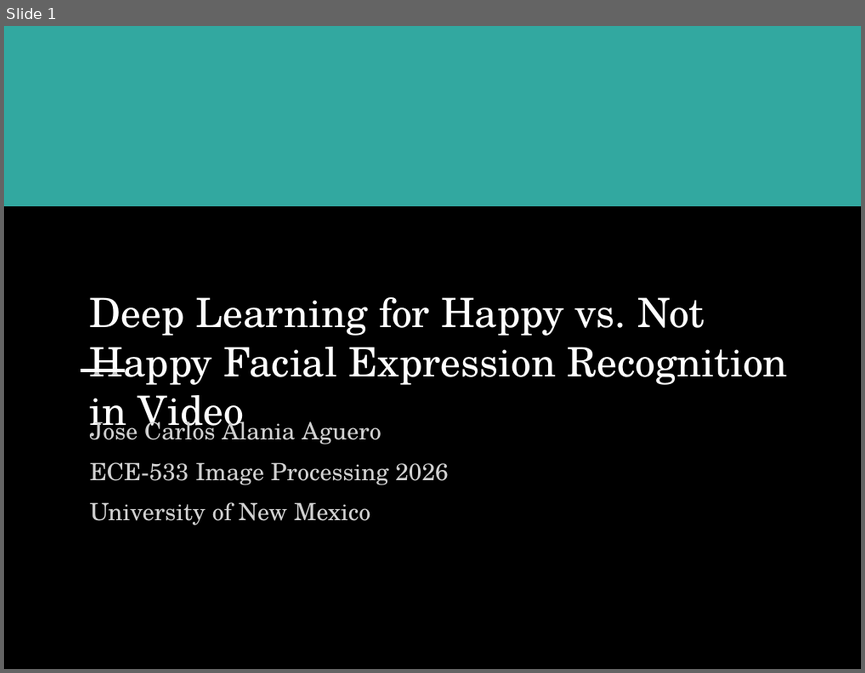
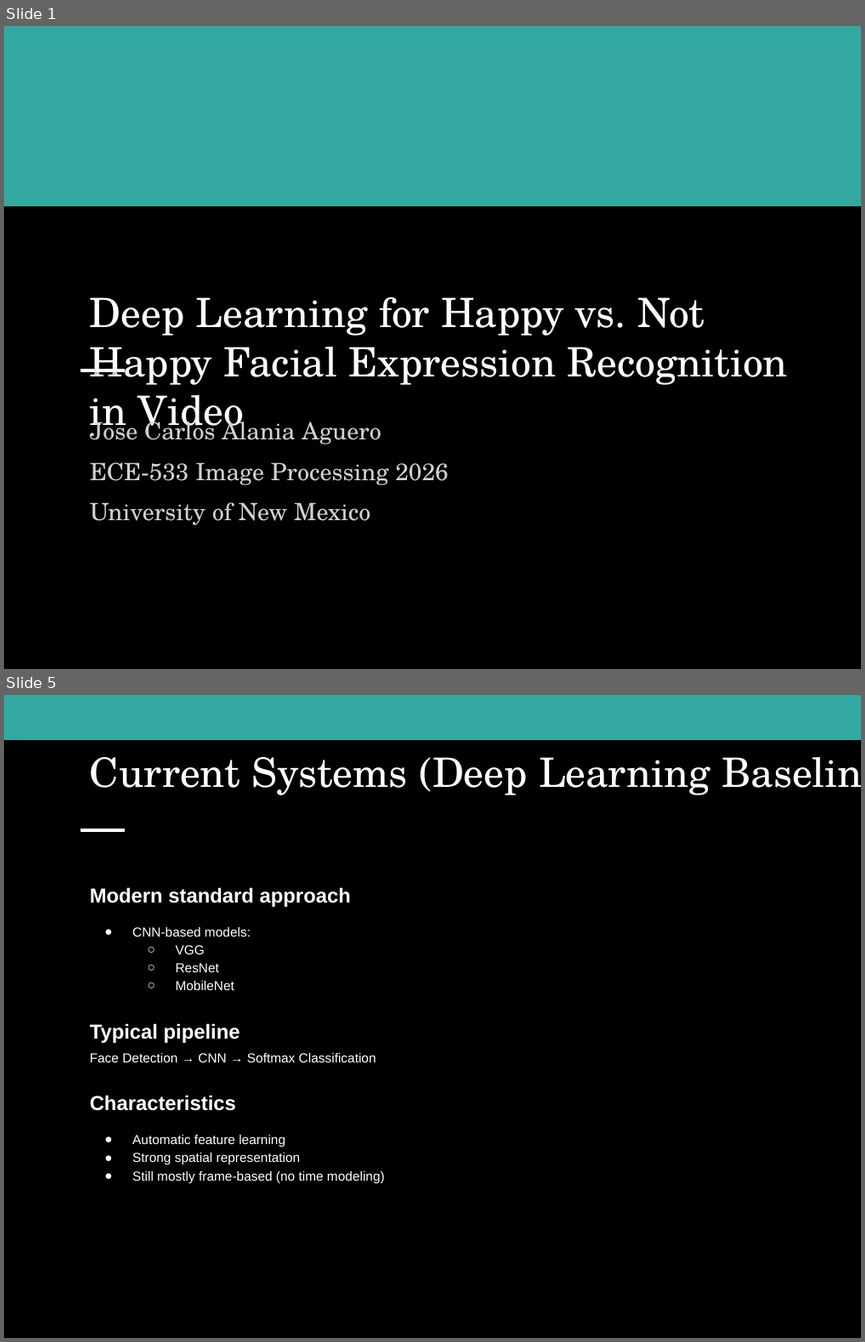
Before and after one commit to pepealania/image-processing-project-tutorial-deep-learning-happy-not-happy-classification, a slide deck: scientific_emotion_recognition_design.pptx. Shown one above the other, each under a label of ours: slide 1 before the commit, slides 1 and 5 after it; the slides between them are not shown. The pictures are 865x673 and 865x1342 pixels, drawn with LibreOffice and Linux fonts; fonts in the diff are those of the drawing. Boxes give left, top, right and bottom in pixels: in the first picture for what was removed or moved away, otherwise in the second. Text is boxed around its words. In the diff, an @@ line names an element or a change of style, - is before the commit and + after.

```diff
--- a/scientific_emotion_recognition_design.pptx
+++ b/scientific_emotion_recognition_design.pptx
@@ slide 5 added at bbox=[4, 695, 861, 1338], background #000000 @@
@@ rectangle added at bbox=[4, 695, 861, 739], fill #32A8A0, outline #32A8A0 0.75 pt @@
@@ text added at bbox=[90, 757, 710, 795], 34 pt, text #FFFFFF @@
+Current Systems (Deep Learning Baseline)
@@ rectangle added at bbox=[81, 828, 124, 831], fill #FFFFFF, outline #FFFFFF 0.75 pt @@
@@ text added at bbox=[90, 887, 385, 1183], 11 pt, text #FFFFFF @@
+Modern standard approach
+● CNN-based models:
+  ○ VGG
+  ○ ResNet
+  ○ MobileNet
+Typical pipeline
+Face Detection → CNN → Softmax Classification
+Characteristics
+● Automatic feature learning
+● Strong spatial representation
+● Still mostly frame-based (no time modeling)
```
Also in this commit, not shown: 1 slide changed, 13 other slides added, 8 slides removed.
